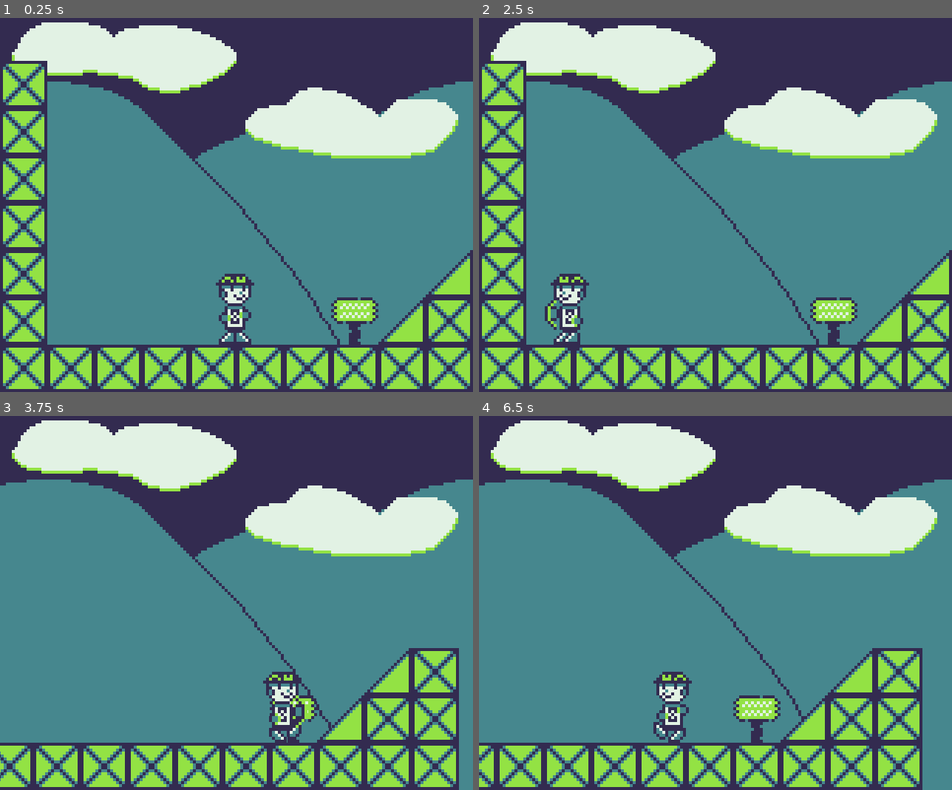
Above: before the commit, frames 1-4 (two rows, left to right).
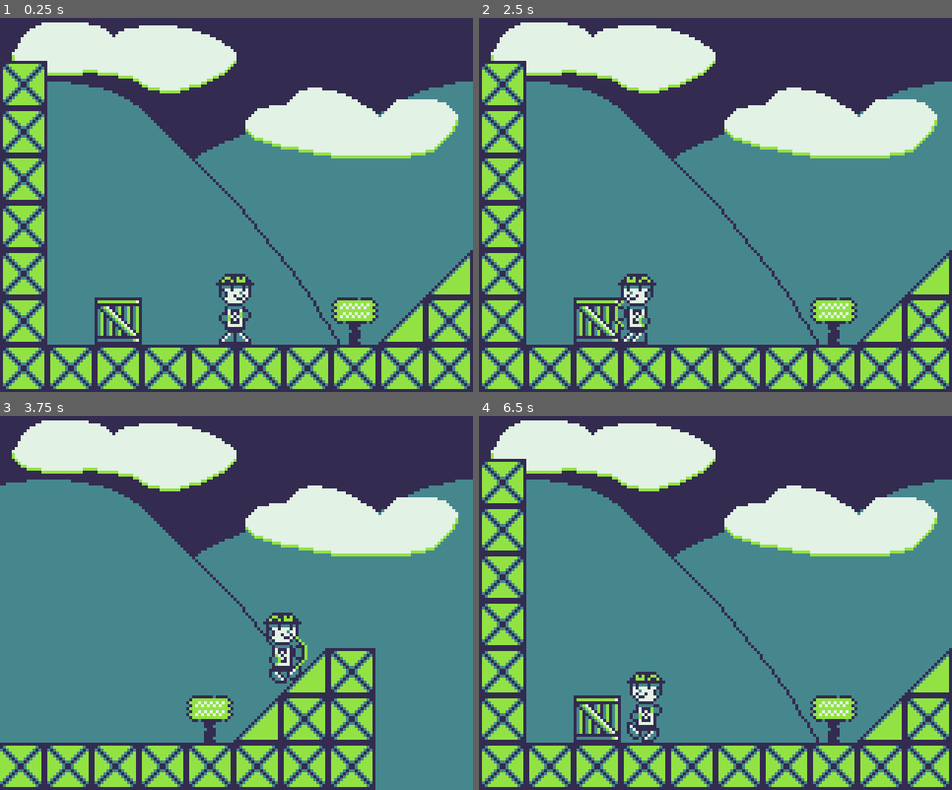
Above: after the commit, the same moments.

Repository: Brawmario/game-nu-boy
Game: Godot game, scene res://Levels/Level1.tscn
The game is run twice, just before and just after one commit, with the same random seed, the same clock (stepped at 60 frames per second) and the same inputs.
Inputs:
- Up to frame 1 (0.25 s): no input
- Up to frame 2 (2.5 s): tap Enter at 0.5 s; hold Right (move_right) 0.53-2.03 s; tap Z (dash) at 0.6, 1.35, 2.1 s; tap Space (jump) at 0.77, 1.52 s; hold Left (move_left) from 2.03 s (still down)
- Up to frame 3 (3.75 s): release Left (move_left) at 2.78 s; hold Right (move_right) from 2.78 s (still down); tap Z (dash) at 2.85, 3.6 s; tap Space (jump) at 3.02 s
- Up to frame 4 (6.5 s): tap Space (jump) at 3.77, 4.52, 6.02 s; release Right (move_right) at 4.28 s; hold Left (move_left) 4.28-5.03 s; tap Z (dash) at 4.35, 5.1, 5.85 s; hold Right (move_right) 5.03-5.78 s; hold Left (move_left) from 5.78 s (still down)

The runs differ from the first frame. In frame 1, 1.0% of the frame differs, in the area x 20-30%, y 74-88%; in frame 2, 2.7%; in frame 3, 17%; in frame 4, 23%, in the area x 0-100%, y 11-100%.

Commit message:
Add crate

Diff:
--- a/Levels/Level1.tscn
+++ b/Levels/Level1.tscn
@@ -7,47 +7,94 @@
 
 [sub_resource type="LineShape2D" id=4]
 
-[sub_resource type="ConvexPolygonShape2D" id=1]
+[sub_resource type="ConvexPolygonShape2D" id=5]
 points = PoolVector2Array( 16, 16, 0, 16, 0, 0, 16, 0 )
 
-[sub_resource type="ConvexPolygonShape2D" id=2]
-points = PoolVector2Array( 0, 16, 0, 16, 16, 0, 16, 16, 0, 16, 16, 16, 16, 16, 16, 16 )
+[sub_resource type="ConvexPolygonShape2D" id=6]
+points = PoolVector2Array( 16, 0, 16, 0, 16, 16, 0, 16 )
+
+[sub_resource type="ConvexPolygonShape2D" id=7]
+points = PoolVector2Array( 16, 16, 0, 16, 0, 0, 16, 0 )
 
 [sub_resource type="TileSet" id=3]
-0/name = "scrimblo-tileset.png 0"
+resource_local_to_scene = true
+0/name = "Block"
 0/texture = ExtResource( 2 )
 0/tex_offset = Vector2( 0, 0 )
 0/modulate = Color( 1, 1, 1, 1 )
-0/region = Rect2( 0, 0, 80, 32 )
-0/tile_mode = 2
-0/autotile/icon_coordinate = Vector2( 0, 0 )
-0/autotile/tile_size = Vector2( 16, 16 )
-0/autotile/spacing = 0
-0/autotile/occluder_map = [  ]
-0/autotile/navpoly_map = [  ]
-0/autotile/priority_map = [  ]
-0/autotile/z_index_map = [  ]
+0/region = Rect2( 0, 0, 16, 16 )
+0/tile_mode = 0
 0/occluder_offset = Vector2( 0, 0 )
 0/navigation_offset = Vector2( 0, 0 )
 0/shape_offset = Vector2( 0, 0 )
 0/shape_transform = Transform2D( 1, 0, 0, 1, 0, 0 )
-0/shape = SubResource( 1 )
+0/shape = SubResource( 5 )
 0/shape_one_way = false
 0/shape_one_way_margin = 1.0
 0/shapes = [ {
 "autotile_coord": Vector2( 0, 0 ),
 "one_way": false,
 "one_way_margin": 1.0,
-"shape": SubResource( 1 ),
-"shape_transform": Transform2D( 1, 0, 0, 1, 0, 0 )
-}, {
-"autotile_coord": Vector2( 2, 0 ),
-"one_way": false,
-"one_way_margin": 1.0,
-"shape": SubResource( 2 ),
+"shape": SubResource( 5 ),
 "shape_transform": Transform2D( 1, 0, 0, 1, 0, 0 )
 } ]
 0/z_index = 0
+1/name = "Ramp"
+1/texture = ExtResource( 2 )
+1/tex_offset = Vector2( 0, 0 )
+1/modulate = Color( 1, 1, 1, 1 )
+1/region = Rect2( 32, 0, 16, 16 )
+1/tile_mode = 0
+1/occluder_offset = Vector2( 0, 0 )
+1/navigation_offset = Vector2( 0, 0 )
+1/shape_offset = Vector2( 0, 0 )
+1/shape_transform = Transform2D( 1, 0, 0, 1, 0, 0 )
+1/shape = SubResource( 6 )
+1/shape_one_way = false
+1/shape_one_way_margin = 1.0
+1/shapes = [ {
+"autotile_coord": Vector2( 0, 0 ),
+"one_way": false,
+"one_way_margin": 1.0,
+"shape": SubResource( 6 ),
+"shape_transform": Transform2D( 1, 0, 0, 1, 0, 0 )
+} ]
+1/z_index = 0
+2/name = "Crate"
+2/texture = ExtResource( 2 )
+2/tex_offset = Vector2( 0, 0 )
+2/modulate = Color( 1, 1, 1, 1 )
+2/region = Rect2( 32, 16, 16, 16 )
+2/tile_mode = 0
+2/occluder_offset = Vector2( 0, 0 )
+2/navigation_offset = Vector2( 0, 0 )
+2/shape_offset = Vector2( 0, 0 )
+2/shape_transform = Transform2D( 1, 0, 0, 1, 0, 0 )
+2/shape = SubResource( 7 )
+2/shape_one_way = false
+2/shape_one_way_margin = 1.0
+2/shapes = [ {
+"autotile_coord": Vector2( 0, 0 ),
+"one_way": false,
+"one_way_margin": 1.0,
+"shape": SubResource( 7 ),
+"shape_transform": Transform2D( 1, 0, 0, 1, 0, 0 )
+} ]
+2/z_index = 0
+3/name = "Sign"
+3/texture = ExtResource( 2 )
+3/tex_offset = Vector2( 0, 0 )
+3/modulate = Color( 1, 1, 1, 1 )
+3/region = Rect2( 0, 16, 16, 16 )
+3/tile_mode = 0
+3/occluder_offset = Vector2( 0, 0 )
+3/navigation_offset = Vector2( 0, 0 )
+3/shape_offset = Vector2( 0, 0 )
+3/shape_transform = Transform2D( 1, 0, 0, 1, 0, 0 )
+3/shape_one_way = false
+3/shape_one_way_margin = 0.0
+3/shapes = [  ]
+3/z_index = 0
 
 [node name="Level" type="Node2D"]
 
@@ -66,7 +113,7 @@
 tile_set = SubResource( 3 )
 cell_size = Vector2( 16, 16 )
 format = 1
-tile_data = PoolIntArray( -327685, 0, 0, -262149, 0, 0, -196613, 0, 0, -131077, 0, 0, -65541, 0, 0, -131068, 0, 2, -131067, 0, 0, -5, 0, 0, -65534, 0, 65536, -65533, 0, 2, -65532, 0, 0, -65531, 0, 0, 65531, 0,  …(109 unchanged characters)…
+tile_data = PoolIntArray( -327685, 0, 0, -262149, 0, 0, -196613, 0, 0, -131077, 0, 0, -65541, 0, 0, -131068, 1, 0, -131067, 0, 0, -5, 0, 0, -3, 2, 0, -65534, 3, 0, -65533, 1, 0, -65532, 0, 0, -65531, 0, 0, 65531, 0,  …(109 unchanged characters)…
 
 [node name="Player" parent="." instance=ExtResource( 3 )]
 position = Vector2( 0, -12 )
--- a/Player/Player.gd
+++ b/Player/Player.gd
@@ -17,7 +17,7 @@
 onready var _sprite := $Sprite as Sprite
 onready var _sprite_anim := $Sprite/AnimationPlayer as AnimationPlayer
 
-var snap_normal := Vector2.DOWN * BLOCK_WIDTH
+var snap_normal := Vector2.DOWN * BLOCK_WIDTH / 2
 var extra_jumps_left := extra_jump_count
 
 var _velocity := Vector2.ZERO
Binary file changed: Assets/scrimblo-tileset.png
Not shown: 1 places in Levels/Level1.tscn that only renumber resources
Not shown, changed: Assets/scrimblo-tileset.pxo
